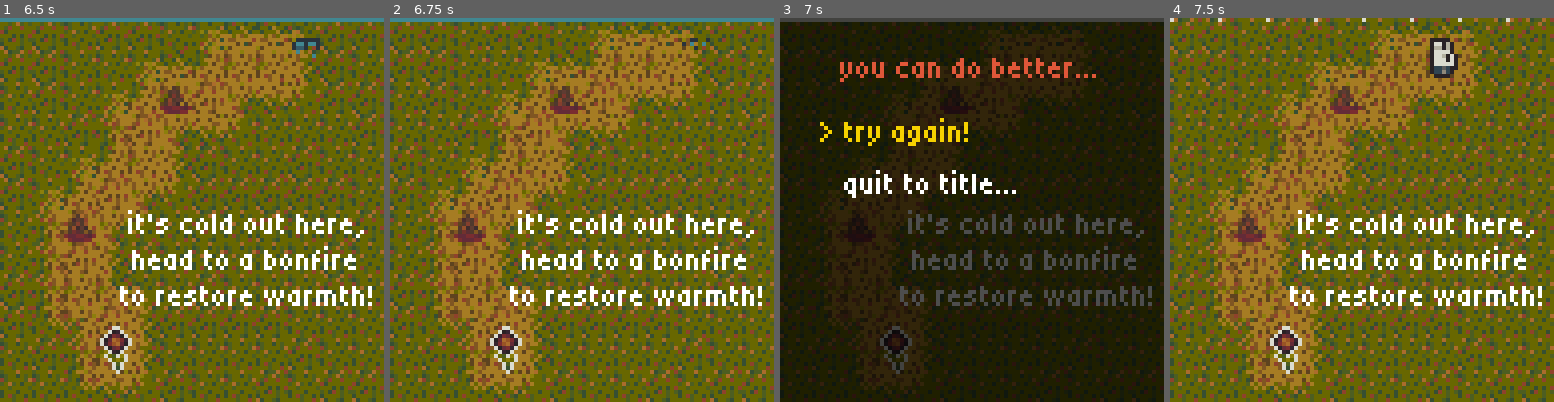
Above: before the commit, frames 1-4 (left to right).
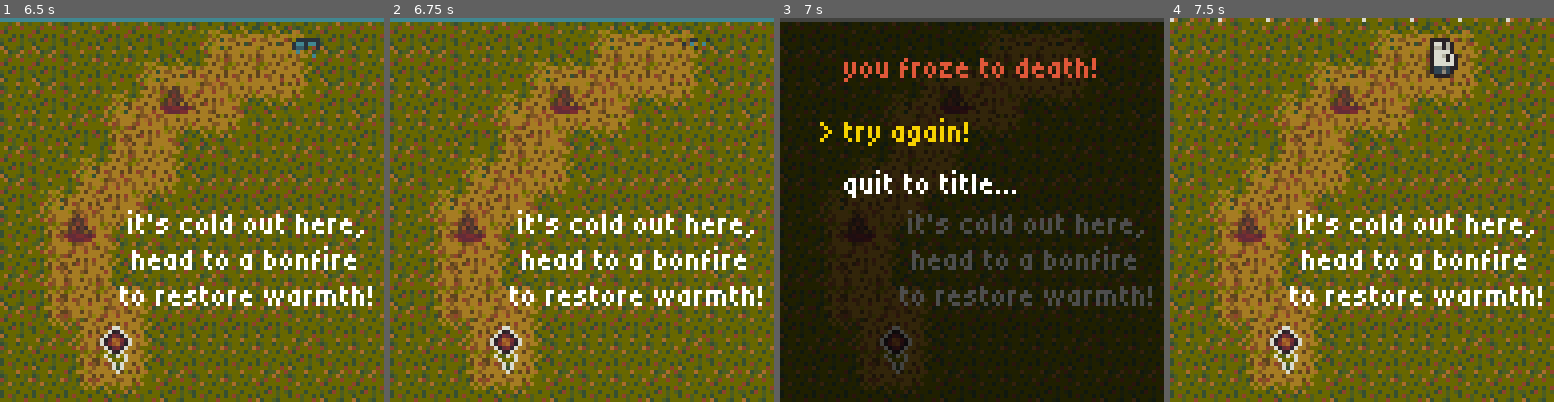
Above: after the commit, the same moments.

Repository: Someone68/cozyfall
Game: Godot game, scene res://scenes/levels/level3.tscn
Two runs of this game, one before a commit and one after it. Both use one fixed random seed, a clock stepped at 60 frames per second and the inputs below. This scene is started directly instead of the project's main scene.
Inputs:
- Up to frame 1 (6.5 s): tap Enter (ui_accept) at 0.5, 0.77, 1.52, 3.02, 3.77, 4.52, 5, 6.02 s; hold Right (ui_right) 0.53-1.28 s; hold Z (tunnel) 0.53-1.28 s; hold Down (ui_down) 1.28-2.03 s; tap Z (tunnel) every 1.5 s from 1.35 to 5.85 s; hold Right (ui_right) 2.03-2.78 s; hold Z (tunnel) 2.03-2.78 s; hold Up (ui_up) 2.78-3.53 s; hold Z (tunnel) 3.53-4.28 s; hold Left (ui_left) 3.53-5.03 s; hold Down (ui_down) 5.03-5.78 s; hold Z (tunnel) 5.03-5.78 s; hold Right (ui_right) from 5.78 s (still down)
- Up to frame 2 (6.75 s): release Right (ui_right) at 6.53 s; hold Up (ui_up) from 6.53 s (still down); hold Z (tunnel) from 6.53 s (still down)
- Up to frame 3 (7 s): keep holding Up (ui_up); keep holding Z (tunnel); tap Enter (ui_accept) at 6.77 s
- Up to frame 4 (7.5 s): release Up (ui_up) at 7.25 s; release Z (tunnel) at 7.25 s; click "> try again!" at 7.25 s

Frames 1-2 are identical in both runs. In frame 3, 1.5% of the frame differs, in the area x 15-83%, y 10-17%; in frame 4, nothing differs.

Commit message:
add death text

Diff:
--- a/scenes/levels/level2.tscn
+++ b/scenes/levels/level2.tscn
@@ -43,6 +43,6 @@
 offset_bottom = 99.0
 theme = ExtResource("5_d5djh")
 theme_override_constants/line_spacing = 0
-text = "step on the button to
-open the door"
+text = "I wonder how you
+can open that door..."
 horizontal_alignment = 1
--- a/scripts/death_screen.gd
+++ b/scripts/death_screen.gd
@@ -1,4 +1,9 @@
 extends Control
+
+var death_reason := "you can do better..."
+
+func _ready() -> void:
+	$VBoxContainer/Label.text = death_reason
 
 func _on_select_menu_item_selected(_index: int, item: Control) -> void:
 	match item.name:
--- a/scripts/level.gd
+++ b/scripts/level.gd
@@ -34,8 +34,9 @@
 	var f = floors.get(pos)
 	return not (f and "no_tunnel" in f and f.no_tunnel)
 
-func death():
+func death(reason):
 	var loaded_death_screen = DEATH_SCREEN.instantiate()
+	loaded_death_screen.death_reason = reason
 	add_child(loaded_death_screen)
 	get_tree().paused = true
 
--- a/scripts/player.gd
+++ b/scripts/player.gd
@@ -48,7 +48,10 @@
 	$AnimatedSprite2D.play("die" + ("_spike" if spike else ""))
 	await $AnimatedSprite2D.animation_finished
 	print("dead")
-	level.death()
+	if spike:
+		level.death("you stepped on legos!")
+	else:
+		level.death("you froze to death!")
 	queue_free()
 
 func _unhandled_input(event: InputEvent) -> void:
